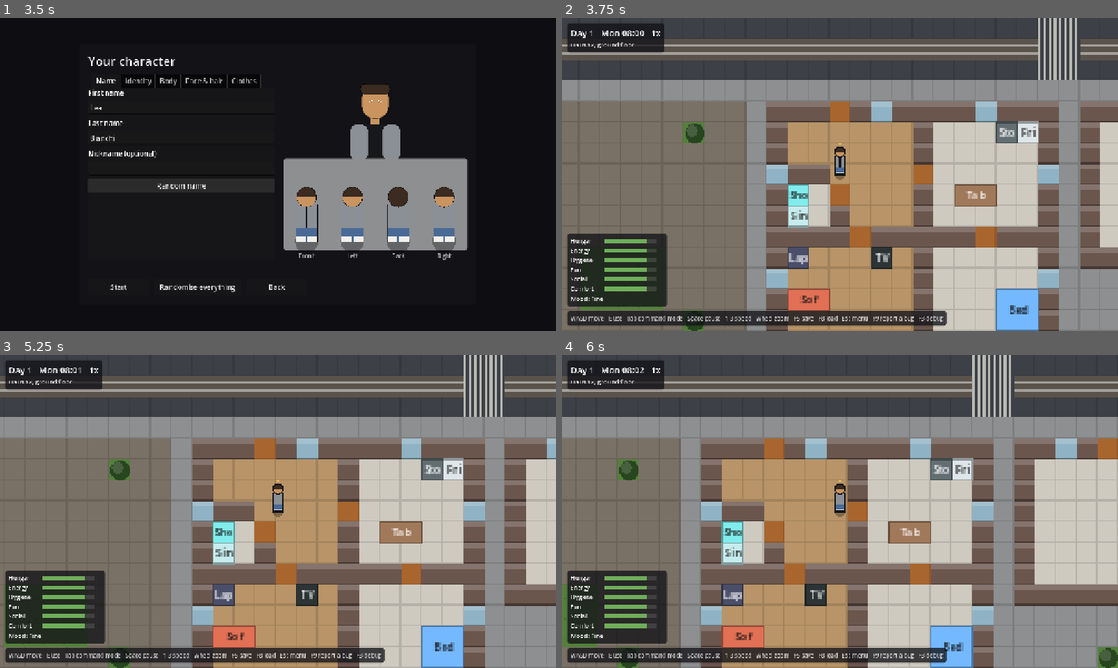
Above: before the commit, frames 1-4 (two rows, left to right).
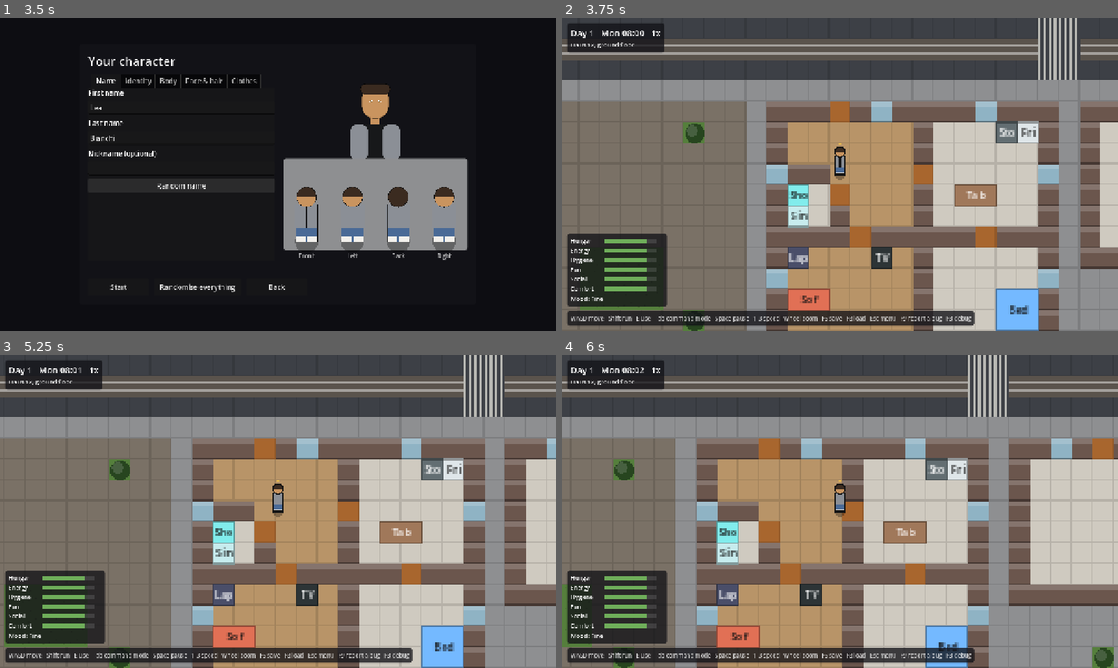
Above: after the commit, the same moments.

Repository: musterm4nn-alt/last-tram
Game: Godot game, scene res://game/main.tscn
The game is run twice, just before and just after one commit, with the same random seed, the same clock (stepped at 60 frames per second) and the same inputs.
Inputs (mouse positions are in pixels of both pictures, inside the frame that each line leads up to):
- Up to frame 1 (3.5 s): click "New game" at 0.5 s; click (183, 108) at 1.27 s; type "12" at 1.35 s; click (183, 136) at 1.5 s; type "12" at 1.58 s; click (183, 168) at 1.73 s; type "12" at 1.82 s; tap Enter (ui_accept) at 2, 2.27 s; move the mouse to (400, 158) at 2.02 s; hold D (move_right) 2.03-2.75 s; hold Shift (run, bound only after the commit) 2.03-2.75 s; click (400, 158) at 2.17 s; click "Random name" at 2.75 s
- Up to frame 2 (3.75 s): click "Start" at 3.5 s
- Up to frame 3 (5.25 s): tap Enter (ui_accept) at 4.25, 5 s; drag from (166, 527) to (250, 574) at 4.27 s; move the mouse to (333, 442) at 5.02 s; hold D (move_right) from 5.03 s (still down); hold Right mouse button (pan_drag) from 5.03 s (still down)
- Up to frame 4 (6 s): tap Shift (run, bound only after the commit) at 5.3 s; release D (move_right) at 5.75 s; release Right mouse button (pan_drag) at 5.75 s; drag from (812, 574) to (673, 464) at 5.77 s

Frame 1 is identical in both runs. In frame 2, 0.9% of the frame differs, in the area x 8-75%, y 93-99%; in frame 3, 0.9%; in frame 4, 10%, in the area x 0-100%, y 0-100%.

Commit message:
T-0047: hold Shift to run
Co-Authored-By: Claude Opus 5.5 <noreply@anthropic.com>

Diff:
--- a/game/input/input_actions.gd
+++ b/game/input/input_actions.gd
@@ -9,6 +9,7 @@
 	"move_down": [KEY_S, KEY_DOWN],
 	"move_left": [KEY_A, KEY_LEFT],
 	"move_right": [KEY_D, KEY_RIGHT],
+	"run": [KEY_SHIFT],
 	"pause": [KEY_SPACE],
 	"speed_1": [KEY_1],
 	"speed_2": [KEY_2],
--- a/game/input/player_controller.gd
+++ b/game/input/player_controller.gd
@@ -2,6 +2,7 @@
 extends Node
 ## Player input. Direct mode: WASD/arrow keys become SetMoveIntentCommands (only sent when
 ## the direction actually changes), and E opens the interaction menu for the nearest object.
+## In both modes, holding Shift runs (SetRunningCommand, sent when the held state changes).
 ## Command mode (Session.command_mode): WASD pans the camera instead; a left click on an
 ## object opens its menu, and a click on the ground walks the player there (WalkToCommand).
 
@@ -22,6 +23,7 @@
 var pause_menu: PauseMenu
 
 var _last_sent: Vector2 = Vector2.ZERO
+var _last_running: bool = false
 var _needs_sync: bool = true
 
 
@@ -32,15 +34,21 @@
 	if player == null:
 		return
 	var direction := Vector2.ZERO
+	var running := false
 	var menu_open := (menu != null and menu.visible) or (pause_menu != null and pause_menu.is_open)
+	if not menu_open:
+		running = Input.is_action_pressed("run")
 	if not Session.command_mode and not menu_open:
 		direction = Input.get_vector("move_left", "move_right", "move_up", "move_down")
 		if forced_direction != Vector2.ZERO:
 			direction = forced_direction
+	if _needs_sync or running != _last_running:
+		_last_running = running
+		Session.submit(SetRunningCommand.new(player.id, running))
 	if _needs_sync or not direction.is_equal_approx(_last_sent):
-		_needs_sync = false
 		_last_sent = direction
 		Session.submit(SetMoveIntentCommand.new(player.id, direction))
+	_needs_sync = false
 
 
 func _unhandled_input(event: InputEvent) -> void:
@@ -100,5 +108,6 @@
 ## Call after loading so held or released keys replace the saved movement intent.
 func reset() -> void:
 	_last_sent = Vector2.ZERO
+	_last_running = false
 	_needs_sync = true
 	_process(0.0)  # Submit before Session can advance the first frame of the loaded game.
--- a/game/ui/hud.gd
+++ b/game/ui/hud.gd
@@ -16,8 +16,8 @@
 ## The key hints for the bottom line, by control mode.
 static func hint_text(command_mode: bool) -> String:
 	if command_mode:
-		return "Click an object to use it, the ground to walk   WASD / right-drag pan   Tab direct mode   Space pause   1-3 speed   Wheel zoom   Esc menu   F9 report a bug"
-	return "WASD move   E use   Tab command mode   Space pause   1-3 speed   Wheel zoom   F5 save   F8 load   Esc menu   F9 report a bug   F3 debug"
+		return "Click an object to use it, the ground to walk   Shift run   WASD / right-drag pan   Tab direct mode   Space pause   1-3 speed   Wheel zoom   Esc menu   F9 report a bug"
+	return "WASD move   Shift run   E use   Tab command mode   Space pause   1-3 speed   Wheel zoom   F5 save   F8 load   Esc menu   F9 report a bug   F3 debug"
 
 
 ## Words for why the player's action failed (action_failed reasons); others show nothing.
--- /dev/null
+++ b/sim/commands/set_running_command.gd
@@ -0,0 +1,33 @@
+class_name SetRunningCommand
+extends Command
+## Running on or off (the player holds Shift). A running person moves at
+## Person.RUN_FACTOR times their walking speed, both with direct control and along paths.
+## Ignored for an unknown person. Does not count as input for AutonomySystem's idle wait.
+
+var person_id: int = 0
+var running: bool = false
+
+
+func _init(p_person_id: int = 0, p_running: bool = false) -> void:
+	person_id = p_person_id
+	running = p_running
+
+
+func type_id() -> String:
+	return "set_running"
+
+
+func apply(sim: Sim) -> void:
+	var person := sim.world.get_person(person_id)
+	if person == null:
+		return
+	person.running = running
+
+
+func to_dict() -> Dictionary:
+	return {"person_id": person_id, "running": running}
+
+
+func load_dict(d: Dictionary) -> void:
+	person_id = int(d["person_id"])
+	running = bool(d["running"])
--- a/sim/core/command_registry.gd
+++ b/sim/core/command_registry.gd
@@ -16,6 +16,8 @@
 			return CancelActionCommand.new()
 		"set_free_will":
 			return SetFreeWillCommand.new()
+		"set_running":
+			return SetRunningCommand.new()
 	return null
 
 
--- a/sim/people/person.gd
+++ b/sim/people/person.gd
@@ -9,6 +9,8 @@
 const MIN_AGE: int = 18
 ## How many actions the player may queue (visible in command mode, each cancellable).
 const MAX_QUEUE: int = 6
+## Running speed as a multiple of walk_speed (see move_speed()).
+const RUN_FACTOR: float = 2.0
 
 var id: int = 0
 var first_name: String = ""
@@ -38,6 +40,8 @@
 var move_intent: Vector2 = Vector2.ZERO
 ## Walking speed in cells per game minute. At 1x speed that is cells per real second.
 var walk_speed: float = 4.5
+## True while the person runs (the player holds Shift). Set by SetRunningCommand.
+var running: bool = false
 ## Remaining cells to walk through, set by WalkToCommand and followed by MovementSystem.
 ## Saved as a list of Ser.cell().
 var path: Array[Vector3i] = []
@@ -62,6 +66,11 @@
 ## Nickname when set, else the first name.
 func display_name() -> String:
 	return nickname if not nickname.is_empty() else first_name
+
+
+## Cells per game minute right now: walk_speed, times RUN_FACTOR while running.
+func move_speed() -> float:
+	return walk_speed * RUN_FACTOR if running else walk_speed
 
 
 func cell() -> Vector3i:
@@ -93,6 +102,7 @@
 		"facing": Ser.vec2(facing),
 		"move_intent": Ser.vec2(move_intent),
 		"walk_speed": walk_speed,
+		"running": running,
 		"path": path_out,
 		"needs": needs_out,
 		"action_queue": queue_out,
@@ -121,6 +131,7 @@
 	p.facing = Ser.to_vec2(d["facing"])
 	p.move_intent = Ser.to_vec2(d["move_intent"])
 	p.walk_speed = float(d["walk_speed"])
+	p.running = bool(d.get("running", false))
 	p.prev_pos = p.pos
 	p.path = []
 	var path_data: Variant = d.get("path", [])
--- a/sim/save/save_person_validator.gd
+++ b/sim/save/save_person_validator.gd
@@ -15,6 +15,7 @@
 		s.vector(p.get(key), path + "." + key, 2)
 	s.number(p.get("walk_speed"), path + ".walk_speed", 0.0)
 	s.boolean(p.get("free_will", true), path + ".free_will")
+	s.boolean(p.get("running", false), path + ".running")
 	s.integer(p.get("last_input_tick", 0), path + ".last_input_tick")
 	for entry: Variant in s.list(p.get("path", []), path + ".path"):
 		s.vector(entry, path + ".path[]", 3, true)
--- a/sim/save/save_validator.gd
+++ b/sim/save/save_validator.gd
@@ -112,5 +112,7 @@
 			s.integer(command.get("action_id", 0), path + ".action_id")
 		"set_free_will":
 			s.boolean(command.get("enabled"), path + ".enabled")
+		"set_running":
+			s.boolean(command.get("running"), path + ".running")
 		_:
 			s.reject(path + ".type", "unknown command type")
--- a/sim/systems/movement_system.gd
+++ b/sim/systems/movement_system.gd
@@ -1,7 +1,7 @@
 class_name MovementSystem
 extends SimSystem
 ## Moves people by their move_intent (direct control), or else along their path (set by
-## WalkToCommand), sliding along walls.
+## WalkToCommand), sliding along walls, at Person.move_speed() (faster while running).
 ## Collision: a person is a box of half-size Person.RADIUS that may only overlap walkable
 ## cells. X and Y are resolved separately, so walking diagonally into a wall slides along it.
 
@@ -16,9 +16,9 @@
 		if person.move_intent != Vector2.ZERO:
 			var direction := person.move_intent.limit_length(1.0)
 			person.facing = _cardinal(direction)
-			move_person(sim.world.grid, person, direction * person.walk_speed * cells_per_step)
+			move_person(sim.world.grid, person, direction * person.move_speed() * cells_per_step)
 		elif not person.path.is_empty():
-			follow_path(sim, person, person.walk_speed * cells_per_step)
+			follow_path(sim, person, person.move_speed() * cells_per_step)
 
 
 ## Walks `person` along their path, covering up to `budget` cells this step.
--- a/tests/game/test_input_sync.gd
+++ b/tests/game/test_input_sync.gd
@@ -17,6 +17,7 @@
 
 
 func after_each() -> void:
+	Input.action_release("run")
 	Session.sim = _old_sim
 	Session.content = _old_content
 	Session.command_mode = _old_mode
@@ -33,7 +34,8 @@
 		var player := Session.sim.world.player()
 		var before := player.pos
 		controller._process(0.0)
-		assert_eq(Session.sim.pending_commands().size(), 1)
+		assert_eq(_count("set_move_intent"), 1)
+		assert_eq(_count("set_running"), 1)
 		assert_eq(player.move_intent, direction, "input changes sim only through a command")
 		Session.sim.run_steps(10)
 		assert_eq(player.move_intent, Vector2.ZERO)
@@ -80,8 +82,52 @@
 	Session.game_loaded.connect(controller.reset)
 	var before := Session.sim.world.player().pos
 	Session.game_loaded.emit()
-	assert_eq(Session.sim.pending_commands().size(), 1)
+	assert_eq(_count("set_move_intent"), 1)
 	Session.sim.step()
 	assert_eq(Session.sim.world.player().pos, before)
 	Session.game_loaded.disconnect(controller.reset)
 	controller.free()
+
+
+func test_shift_sends_running_only_when_it_goes_down_or_up() -> void:
+	Session.sim = SimFactory.from_rows(content(), ROOM)
+	var controller := PlayerController.new()
+	controller._process(0.0)
+	Session.sim.step()
+	Input.action_press("run")
+	controller._process(0.0)
+	assert_eq(_count("set_running"), 1, "one command when Shift goes down")
+	Session.sim.step()
+	assert_true(Session.sim.world.player().running)
+	controller._process(0.0)
+	controller._process(0.0)
+	assert_eq(_count("set_running"), 0, "none while it is held")
+	Input.action_release("run")
+	controller._process(0.0)
+	assert_eq(_count("set_running"), 1, "one command when Shift comes up")
+	Session.sim.step()
+	assert_false(Session.sim.world.player().running)
+	controller.free()
+
+
+func test_held_shift_is_resent_after_a_load() -> void:
+	var original := SimFactory.from_rows(content(), ROOM)
+	Session.sim = SaveCodec.from_json(SaveCodec.to_json(original), content())
+	var controller := PlayerController.new()
+	Input.action_press("run")
+	controller._process(0.0)
+	Session.sim.step()
+	Session.sim = SaveCodec.from_json(SaveCodec.to_json(original), content())
+	controller.reset()
+	assert_eq(_count("set_running"), 1)
+	Session.sim.step()
+	assert_true(Session.sim.world.player().running)
+	controller.free()
+
+
+func _count(type_id: String) -> int:
+	var n := 0
+	for command: Command in Session.sim.pending_commands():
+		if command.type_id() == type_id:
+			n += 1
+	return n
--- /dev/null
+++ b/tests/sim/test_running.gd
@@ -0,0 +1,101 @@
+extends TestCase
+## T-0047: holding Shift runs at Person.RUN_FACTOR times the walking speed.
+
+const STEPS: int = SimClock.STEPS_PER_GAME_MINUTE
+const V3_SAVE: String = "res://tests/fixtures/saves/v3_basic.json"
+
+const ROOM: PackedStringArray = [
+	"################",
+	"#..............#",
+	"#...@..........#",
+	"#..............#",
+	"################",
+]
+
+
+func _sim(running: bool) -> Sim:
+	var sim := SimFactory.from_rows(content(), ROOM)
+	sim.submit(SetRunningCommand.new(sim.world.player_id, running))
+	return sim
+
+
+func test_running_with_direct_control_covers_twice_the_walking_distance() -> void:
+	var sim := _sim(true)
+	var player := sim.world.player()
+	var start := player.pos
+	sim.submit(SetMoveIntentCommand.new(player.id, Vector2.RIGHT))
+	sim.run_steps(STEPS)
+	assert_true(player.running)
+	assert_vec_near(player.pos, start + Vector2(player.walk_speed * 2.0, 0.0), 0.0001)
+
+
+func test_walking_speed_is_unchanged_after_running_stops() -> void:
+	var sim := _sim(true)
+	var player := sim.world.player()
+	sim.step()
+	sim.submit(SetRunningCommand.new(player.id, false))
+	sim.submit(SetMoveIntentCommand.new(player.id, Vector2.RIGHT))
+	var start := player.pos
+	sim.run_steps(STEPS)
+	assert_false(player.running)
+	assert_vec_near(player.pos, start + Vector2(player.walk_speed, 0.0), 0.0001)
+
+
+func test_running_along_a_path_is_twice_as_fast_as_walking_it() -> void:
+	var distances: Array[float] = []
+	for running: bool in [false, true]:
+		var sim := _sim(running)
+		var player := sim.world.player()
+		var start := player.pos
+		sim.submit(WalkToCommand.new(player.id, Vector3i(14, 2, 0)))
+		sim.run_steps(STEPS)
+		assert_false(player.path.is_empty(), "still on the way after one minute")
+		distances.append(player.pos.distance_to(start))
+	assert_near(distances[0], content_walk_speed(), 0.0001)
+	assert_near(distances[1], distances[0] * 2.0, 0.0001)
+
+
+func test_running_into_a_wall_stops_before_it() -> void:
+	var sim := _sim(true)
+	var player := sim.world.player()
+	sim.submit(SetMoveIntentCommand.new(player.id, Vector2.RIGHT))
+	sim.run_minutes(5)
+	assert_true(player.pos.x < 15.0 - Person.RADIUS, "stopped before the wall")
+	assert_true(player.pos.x > 14.0, "reached the wall")
+
+
+func test_running_survives_saving_and_loading() -> void:
+	var sim := _sim(true)
+	sim.step()
+	var loaded := SaveCodec.from_json(SaveCodec.to_json(sim), content())
+	assert_true(loaded != null)
+	assert_true(loaded.world.player().running)
+
+
+func test_a_pending_running_command_survives_saving() -> void:
+	var sim := _sim(true)
+	var loaded := SaveCodec.from_json(SaveCodec.to_json(sim), content())
+	assert_true(loaded != null)
+	loaded.step()
+	assert_true(loaded.world.player().running)
+
+
+func test_an_old_save_without_running_loads_as_walking() -> void:
+	var sim := SaveCodec.from_json(FileAccess.get_file_as_string(V3_SAVE), content())
+	assert_true(sim != null)
+	for person: Person in sim.world.people.values():
+		assert_false(person.running)
+		assert_eq(person.move_speed(), person.walk_speed)
+
+
+func test_a_non_boolean_running_value_is_rejected() -> void:
+	var sim := _sim(false)
+	sim.step()
+	var data: Dictionary = JSON.parse_string(SaveCodec.to_json(sim))
+	for person: Variant in data["world"]["people"]:
+		(person as Dictionary)["running"] = "yes"
+	assert_eq(SaveCodec.from_json(JSON.stringify(data), content()), null)
+
+
+func content_walk_speed() -> float:
+	return Person.new().walk_speed
Not shown, added: sim/commands/set_running_command.gd.uid
Not shown, added: tests/sim/test_running.gd.uid
Not shown, added: tickets/T-0047-hold-shift-to-run.md
